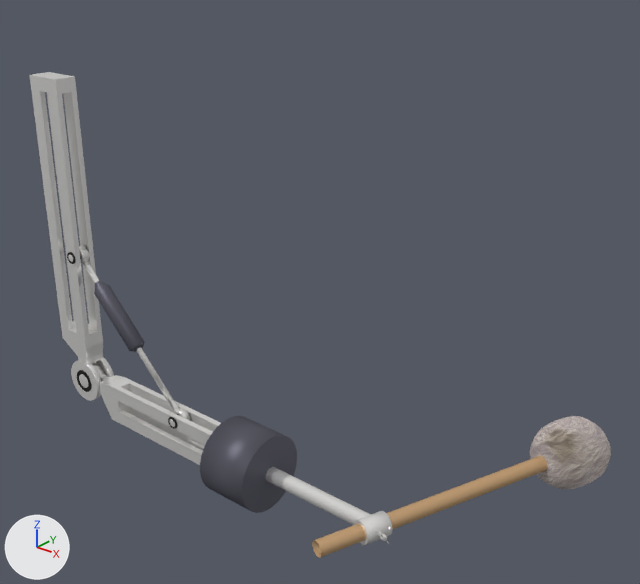
A saved change to the Blender file scenes/robotic_arm.blend.
Rendered twice from a 50 mm lens placed at (6.55, -4.54, 4.38), pointed at (2.42, 0.46, 1.62). Every picture has the same lights, and +X, +Y and +Z are marked at lower left.
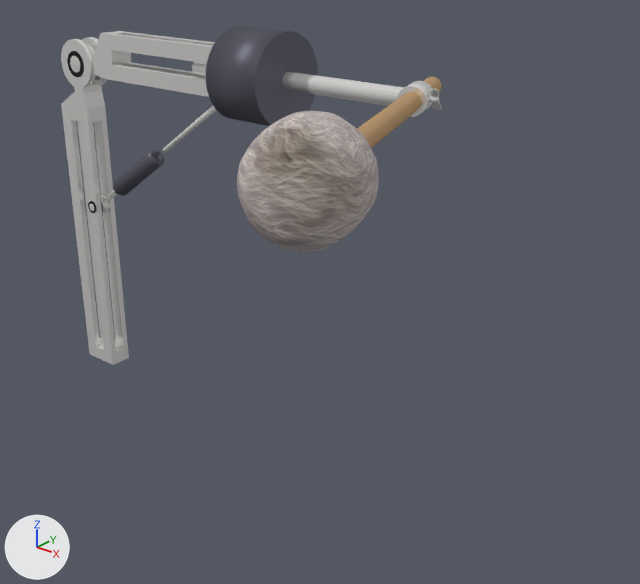
Boxes [x1, y1, x2, y2] around the edits, measured in the pictures (640 x 584 px):
'Plane.001', moved, turned: before [30, 72, 114, 401]; after [61, 37, 129, 365]
'Cylinder.000', moved, turned: before [530, 416, 611, 489]; after [237, 111, 379, 252]
'Cylinder.003', moved: before [200, 416, 297, 513]; after [206, 26, 318, 126]
'Plane', moved, turned: before [77, 362, 221, 465]; after [67, 31, 215, 97]
'Cylinder.001', moved, turned: before [312, 456, 548, 558]; after [357, 77, 441, 148]
'Cylinder.009', moved, turned: before [188, 436, 371, 525]; after [192, 62, 405, 106]
'Plane.002', moved, turned: before [67, 246, 145, 352]; after [88, 149, 164, 213]
'Cylinder.010', moved, turned: before [354, 511, 392, 545]; after [397, 81, 432, 117]
'Plane.003', moved, turned: before [136, 347, 191, 429]; after [162, 105, 216, 153]
'Cylinder.022', moved, turned: before [378, 531, 390, 545]; after [429, 89, 442, 110]

What the commit changed:
Object 'Plane.002' (ob_plane_002) moves from (-0.075, 0.0, 1.473) to (-0.078, 0.287, 1.89).
Object 'Plane.002' (ob_plane_002) turns from (0, 135, 0) to (0, -55, -180) degrees about x, y and z.
Object 'Plane.003' (ob_plane_003) moves from (1.185, 0.0, 0.208) to (1.831, 0.287, 3.226).
Object 'Plane.003' (ob_plane_003) turns from (0, -45, 0) to (180, 55, 0) degrees about x, y and z.
Object 'Plane.001' (ob_plane_001) moves from (-0.1, 0.0, 3.847) to (-0.1, 0.287, -0.48).
Object 'Plane.001' (ob_plane_001) turns from (0, 0, 0) to (180, 0, 0) degrees about x, y and z.
Object 'Plane' (ob_plane) moves from (0.001, 0.0, 0.183) to (0.001, 0.287, 3.184).
Object 'Plane' (ob_plane) turns from (0, 90, 0) to (180, -90, 0) degrees about x, y and z.
Object 'Cylinder.003' (ob_cylinder_003) moves from (2.027, 0.0, 0.084) to (2.027, 0.287, 3.283).
Object 'Cylinder.009' (ob_cylinder_009) moves from (2.156, -0.001, 0.085) to (2.156, 0.288, 3.282).
Object 'Cylinder.009' (ob_cylinder_009) turns from (0, 0, 90) to (-180, 0, -90) degrees about x, y and z.
